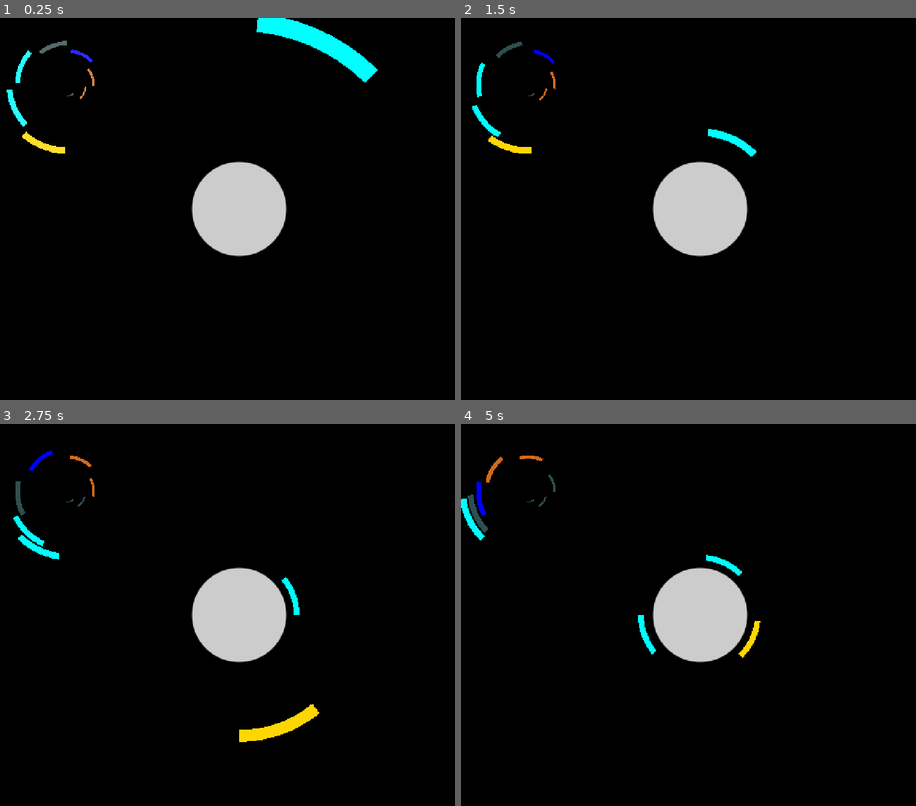
Above: before the commit, frames 1-4 (two rows, left to right).
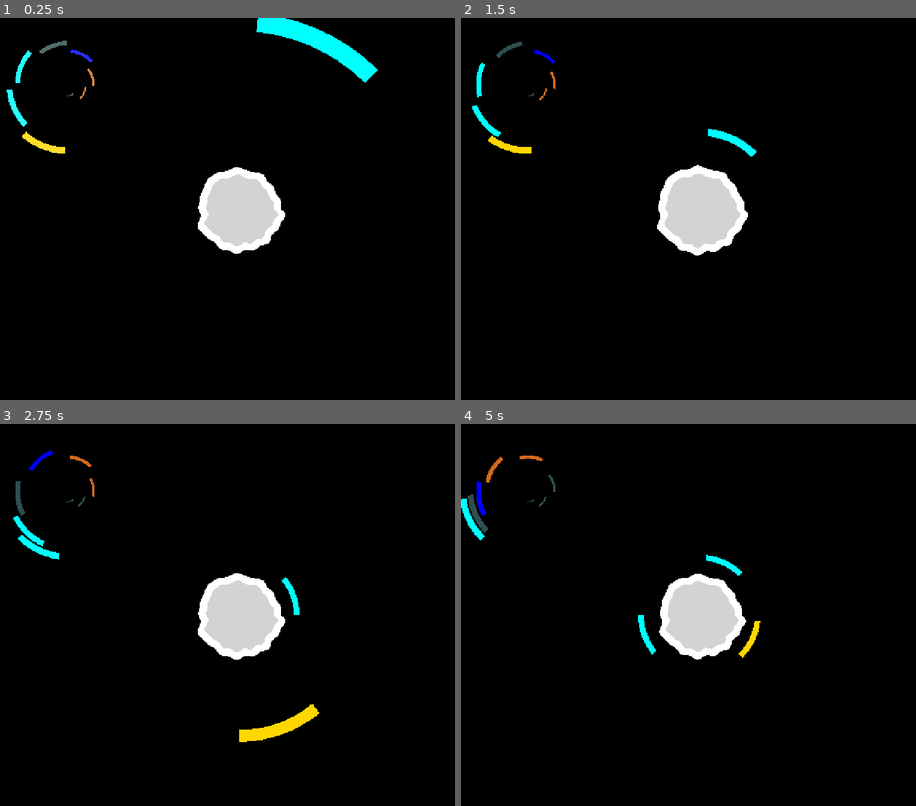
Above: after the commit, the same moments.

Repository: SceneTreeCoder/godot_pixelfrog
Game: Godot game, scene res://scenes/game.tscn
Same seed, same stepped clock (60 frames per second), same inputs: the game is played once before the commit and once after it.
Inputs:
- Up to frame 1 (0.25 s): no input
- Up to frame 2 (1.5 s): hold Right (ui_right) 0.53-1.28 s; tap Space (action) at 0.6, 1.35 s; hold Down (ui_down) from 1.28 s (still down)
- Up to frame 3 (2.75 s): release Down (ui_down) at 2.03 s; hold Right (ui_right) from 2.03 s (still down); tap Space (action) at 2.1 s
- Up to frame 4 (5 s): release Right (ui_right) at 2.78 s; hold Up (ui_up) 2.78-3.53 s; tap Space (action) at 2.85, 3.6, 4.35 s; hold Left (ui_left) from 3.53 s (still down)

The runs differ from the first frame. In frame 1, 1.9% of the frame differs, in the area x 42-64%, y 37-63%; in frame 2, 1.8%; in frame 3, 1.9%; in frame 4, 2.0%.

Commit message:
asteroid shape rendering

Diff:
--- a/scripts/game.gd
+++ b/scripts/game.gd
@@ -85,8 +85,30 @@
 	tween.play()
 
 func _ready() -> void:
-	var planet_instance = planet.instantiate()
-	add_child(planet_instance)
+	var planet_container: Node2D = Node2D.new()
+	var poly = Polygon2D.new()
+	var harmonics = Harmonics.generate_harmonic_properties(20)
+	poly.polygon = Harmonics.generate_organic_shape_points(harmonics, 110)
+	planet_container.add_child(poly)
+	poly = Polygon2D.new()
+	poly.polygon = Harmonics.generate_organic_shape_points(harmonics, 90)
+	poly.color = Color.LIGHT_GRAY
+	planet_container.add_child(poly)
+	add_child(planet_container)
+	var tween:Tween = planet_container.create_tween()
+	var fCbFinished = func():
+		var new_scale = Vector2.ONE
+		if planet_container.scale.x<=0.99:
+			new_scale = new_scale * 1.05
+		tween.stop()
+		tween.tween_property(planet_container,"scale", new_scale, 1)
+		tween.play()
+
+
+	var newScale = planet_container.scale.x * 1.05
+	tween.tween_property(planet_container,"scale", planet_container.scale*newScale,1)
+	tween.play()
+	tween.finished.connect(fCbFinished)
 	timer = Timer.new()
 	add_child(timer)
 	timer.autostart = true
--- /dev/null
+++ b/scripts/harmonics.gd
@@ -0,0 +1,41 @@
+extends RefCounted
+
+class_name Harmonics
+
+static func generate_harmonic_properties(n: int) -> Array:
+
+	var harmonics: Array = []
+	for i in range(n):
+		var harmonic = {
+			"index": i + 1,
+			# Amplitudes often decay as the harmonic order increases (1/n)
+			"amplitude": randf_range(0,PI*0.0615) / PI,
+			"frequency": randf_range(0, float(i + 1)),
+			"phase": 0.0
+		}
+		harmonics.append(harmonic)
+
+	return harmonics
+
+static func generate_organic_shape_points(harmonics: Array, base_radius: float = 150.0, resolution: int = 120) -> PackedVector2Array:
+	var points = PackedVector2Array()
+
+	for i in range(resolution + 1):
+		var angle = (float(i) / float(resolution)) * TAU
+		var radius_offset = 0.0
+
+		for h in harmonics:
+			var freq = h["frequency"]
+			var amp = h["amplitude"] * 40.0
+			var phase = h.get("phase", 0.0)
+
+			radius_offset += amp * sin(angle * freq + phase)
+
+		var current_radius = base_radius + radius_offset
+
+		var x = cos(angle) * current_radius
+		var y = sin(angle) * current_radius
+
+		points.append(Vector2(x, y))
+
+	return points
Not shown, added: scripts/harmonics.gd.uid
